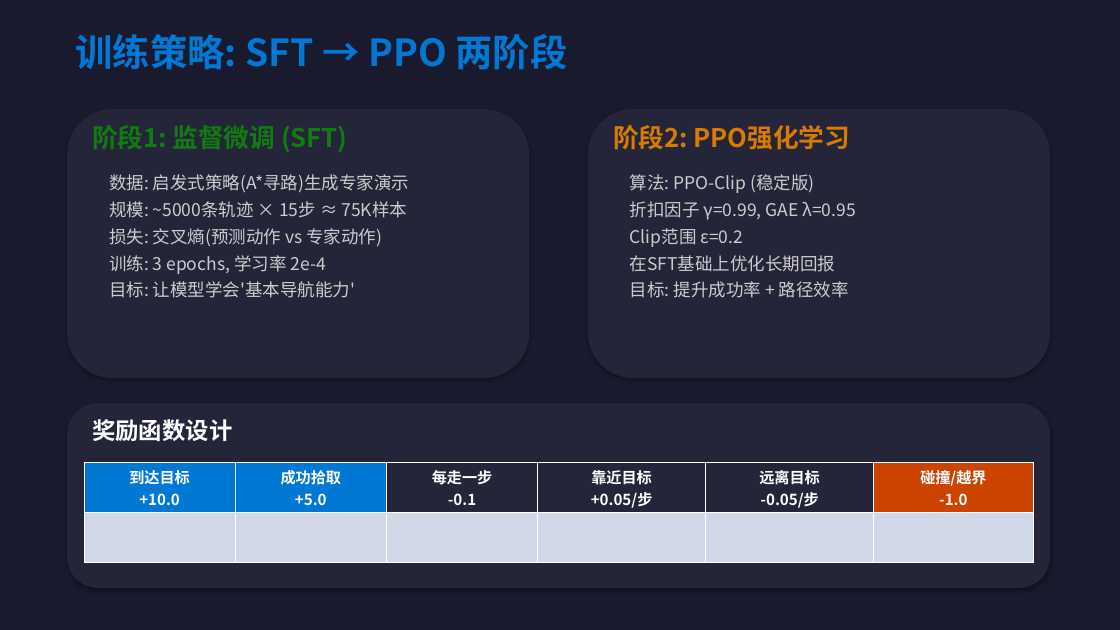
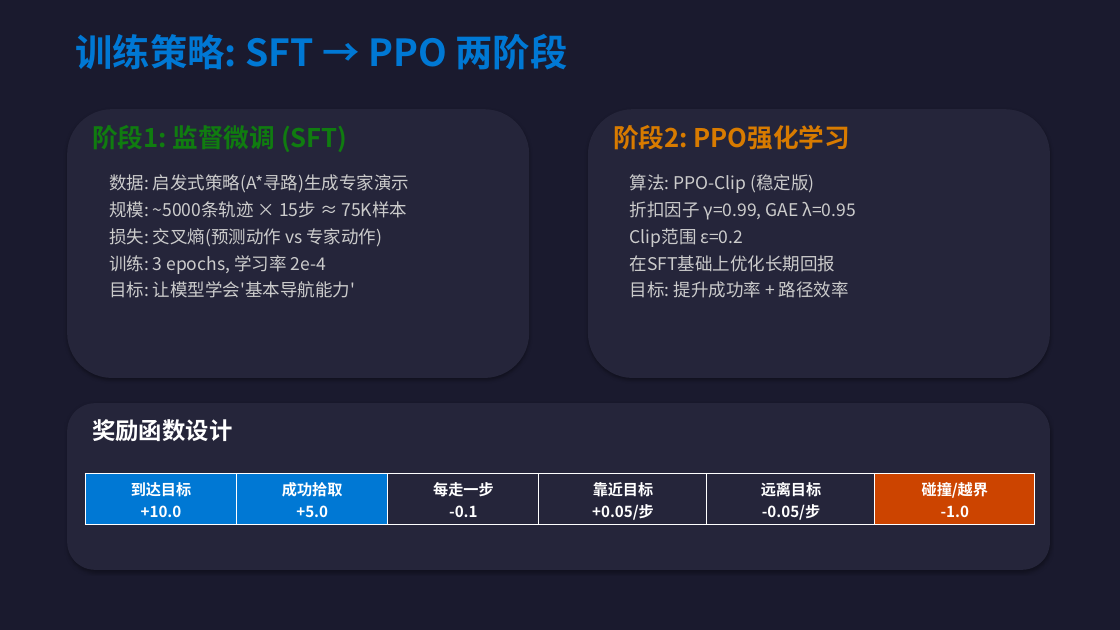
Before and after one commit to QAWe-ikun/mLLM, a slide deck: slide 8 of docs/开题展示.pptx. Drawn at 1120x630 pixels with LibreOffice and Linux fonts; fonts in the diff are those of the drawing. Boxes give left, top, right and bottom in pixels: in the first picture for what was removed or moved away, otherwise in the second. Text is boxed around its words. In the diff, an @@ line names an element or a change of style, - is before the commit and + after.

```diff
--- a/docs/开题展示.pptx
+++ b/docs/开题展示.pptx
@@ rounded rectangle: place and size @@
-rounded rectangle at bbox=[67, 403, 1050, 588]
+rounded rectangle at bbox=[67, 403, 1050, 570]
@@ table at bbox=[86, 474, 1035, 524] @@
-row 2:  |  |  |  |  | 
@@ table: place and size @@
-table at bbox=[84, 462, 1033, 563]
+table at bbox=[86, 474, 1035, 524]
```
Also in this commit, not shown: 4 other slides changed, 9 other files.
